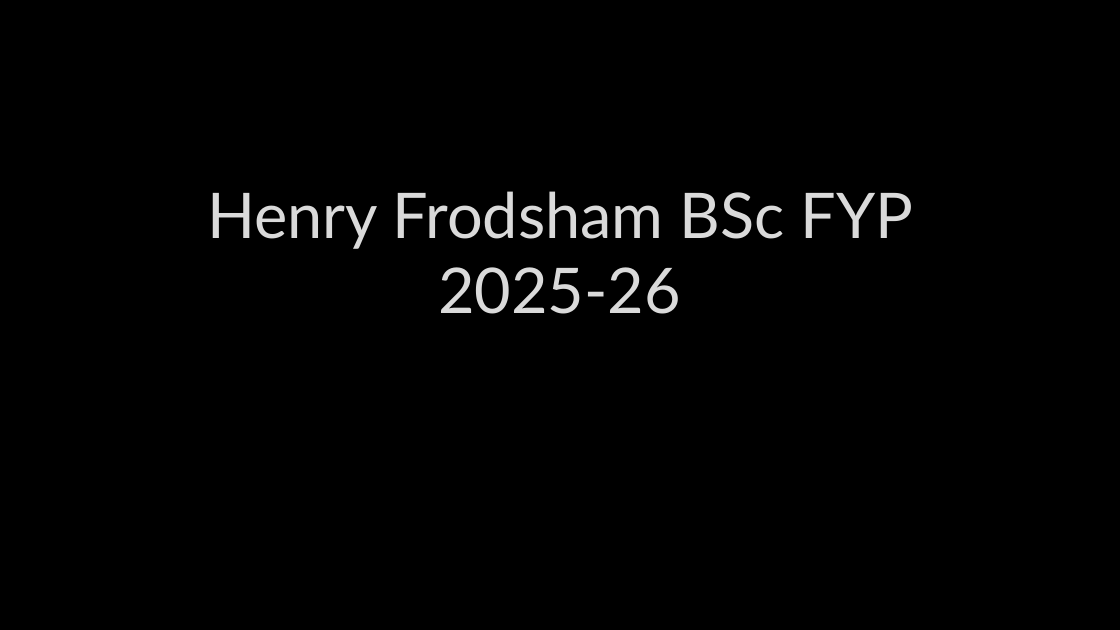
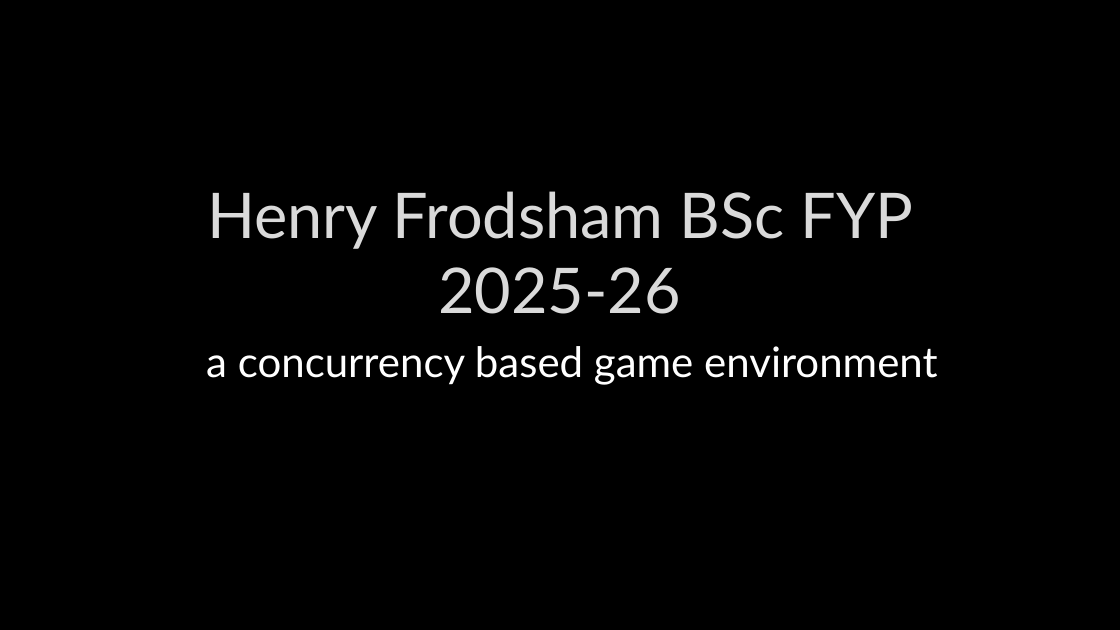
Before and after one commit to Henry-Frodsham/RTS-LCM-Game, a slide deck: slide 1 of documents/Henry Frodsham FYP.pptx. Drawn at 1120x630 pixels with LibreOffice and Linux fonts; fonts in the diff are those of the drawing; background and template pictures are left out. Boxes give left, top, right and bottom in pixels: in the first picture for what was removed or moved away, otherwise in the second. Text is boxed around its words. In the diff, an @@ line names an element or a change of style, - is before the commit and + after.

```diff
--- a/documents/Henry Frodsham FYP.pptx
+++ b/documents/Henry Frodsham FYP.pptx
@@ text added at <box>206,346,937,385</box>, 36 pt, text #FFFFFF @@
+a concurrency based game environment
```
Also in this commit, not shown: 1 other slide changed, 1 other file.
